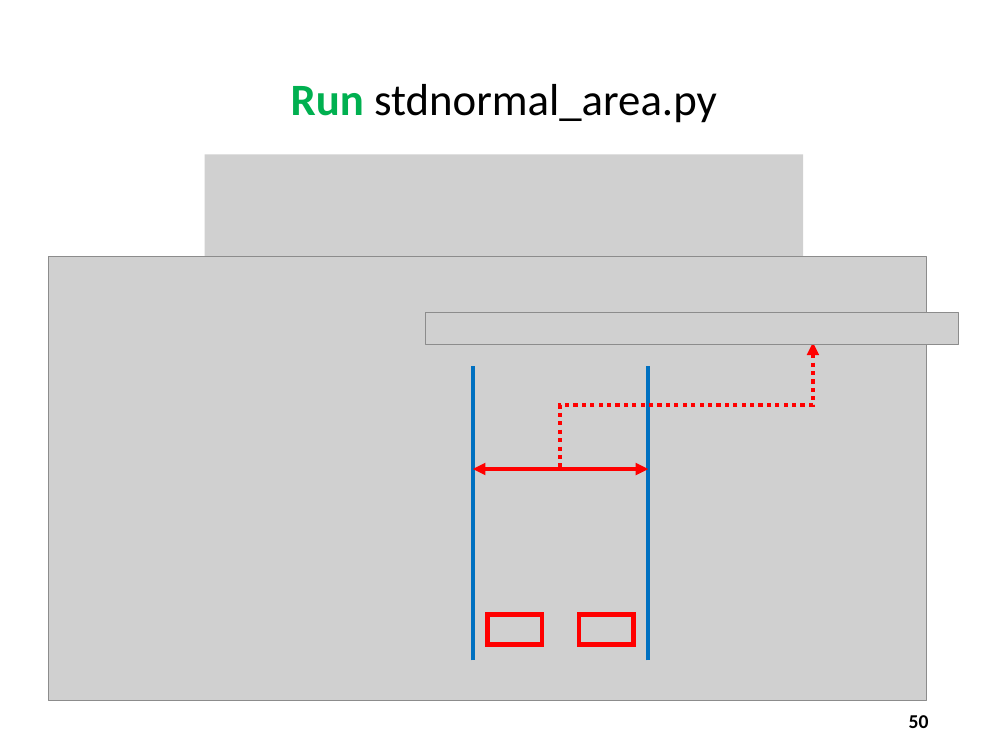
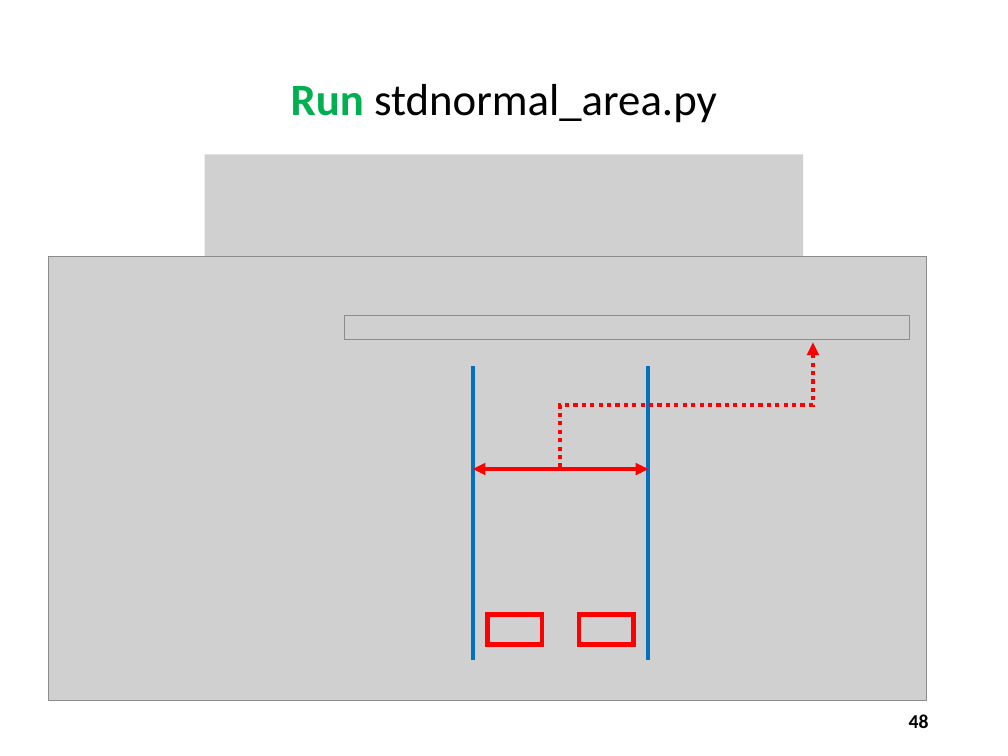
Before and after one commit to noahchampagne/QIS101, a slide deck: slide 48 of slides/Session 10 - Numerical Analysis/Session 10 - Numerical Analysis.pptx (slide 50 before the commit). Drawn at 1008x756 pixels with LibreOffice and Linux fonts; fonts in the diff are those of the drawing; grey boxes stand for pictures. Boxes give left, top, right and bottom in pixels: in the first picture for what was removed or moved away, otherwise in the second. Text is boxed around its words. In the diff, an @@ line names an element or a change of style, - is before the commit and + after.

```diff
--- a/slides/Session 10 - Numerical Analysis/Session 10 - Numerical Analysis.pptx
+++ b/slides/Session 10 - Numerical Analysis/Session 10 - Numerical Analysis.pptx
@@ picture: place and size @@
-picture at <box>425,312,959,344</box>
+picture at <box>345,316,909,339</box>
@@ page number at <box>909,714,929,728</box>: text changed @@
-50
+48
```
Also in this commit, not shown: 11 other slides changed, 2 slides removed.
